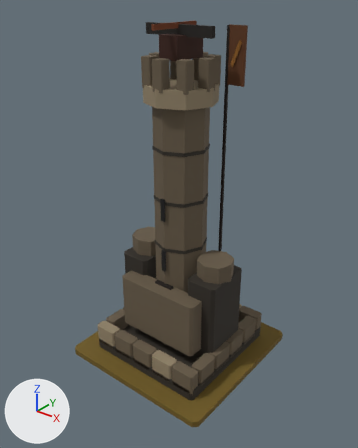
One commit to the glTF model art/bastion_t4/bastion_t4.glb: the scene before it, then after it.
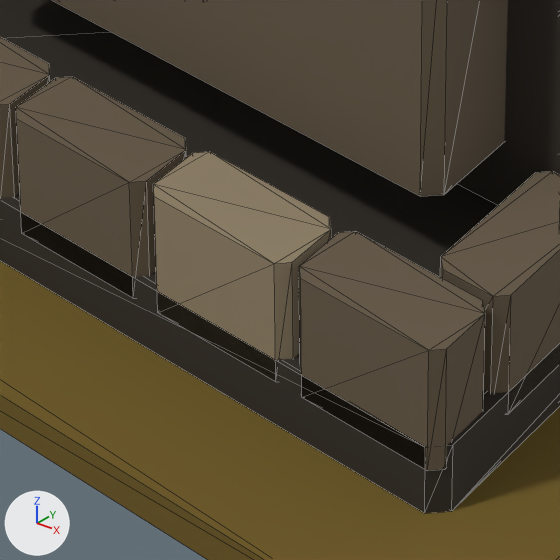
There are two pictures of each version: one whole from a camera (50 mm lens) standing at (2.13, -2.68, 2.82) and looking at (0.02, -0.05, 1.19), one close up on the part from 36% to 58% of the width and 73% to 91% of the height. Every picture has the same lights, and +X, +Y and +Z are marked at lower left. The last two pictures show the newer version. The close-ups show mesh edges as thin lines.

The scene before the commit, as lines of its bpy script (objects in view):
```python
ob_mmr___bastion___t04_architecture_001 = bpy.data.objects.new('MMR | bastion | T04 Architecture.001', me_mmr___bastion___t04_architecture_mesh_001)
ob_mmr___bastion___t04_architecture_001.location = (0.0, 0.0, 0.05)
ob_mmr___bastion___t04_heavy_buttresses_001 = bpy.data.objects.new('MMR | bastion | T04 Heavy Buttresses.001', me_mmr___bastion___t04_heavy_buttresses_mesh_001)
ob_mmr___bastion___t04_heavy_buttresses_001.location = (0.0, 0.0, 0.05)
ob_mmr___bastion___tier_04_ground_001 = bpy.data.objects.new('MMR | bastion | Tier 04 Ground.001', me_mmr___bastion___tier_04_ground_mesh_001)
ob_mmr___bastion___tier_04_ground_001.location = (0.0, 0.0, 0.05)
```
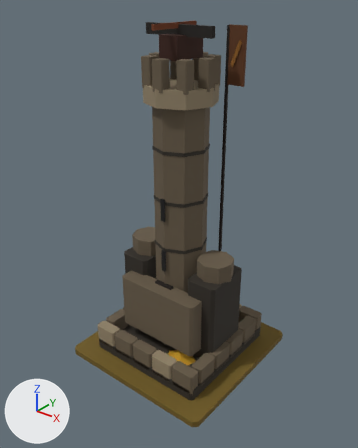
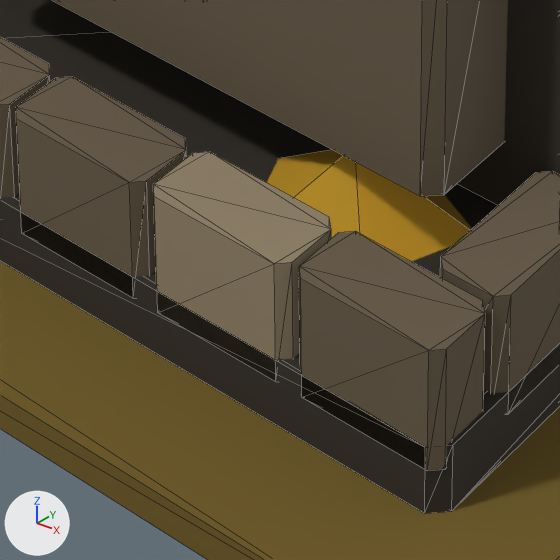
Boxes [x1, y1, x2, y2] around the edits, measured in the close-ups (560 x 560 px):
'MMR | bastion | T04 Autumn Dressing.001', added (brown): after [267, 150, 472, 261]

The change in detail:
Mesh me_mmr___bastion___t04_autumn_dressing_001 is new.
It has 18 vertices, 15 faces and spans x -0.331..0.373, y -0.403..0.399, z 0.085..0.185.
It uses material mat_mmr___shared_palette_atlas (picture img_mmr_shared_color_palette_64).
Object 'MMR | bastion | T04 Autumn Dressing.001' (ob_mmr___bastion___t04_autumn_dressing_001) is new; it shows me_mmr___bastion___t04_autumn_dressing_001.
Its location is (0.0, 0.0, 0.05).
